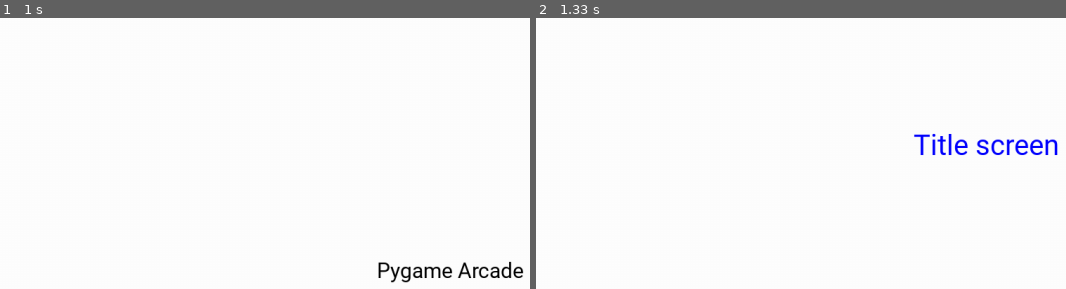
Above: before the commit, frames 1-2 (left to right).
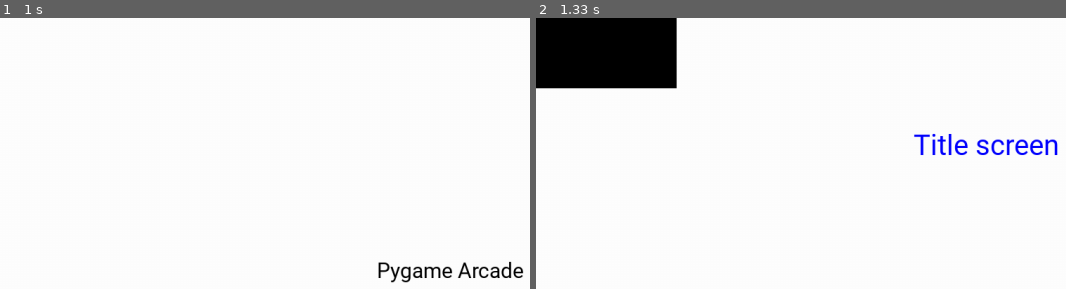
Above: after the commit, the same moments.

Repository: Moonbear2001/Pygame-Arcade
Game: pygame game, started from main.py
The game is run twice, just before and just after one commit, with the same random seed, the same clock (stepped at 60 frames per second) and the same inputs.
Inputs:
- Up to frame 1 (1 s): no input
- Up to frame 2 (1.33 s): no input

Frame 1 is identical in both runs. In frame 2, 7.0% of the frame differs, in the area x 0-27%, y 0-27%.

Commit message:
Audio manager done (not tested)

Diff:
--- a/Game.py
+++ b/Game.py
@@ -42,6 +42,7 @@
         """
         StateManager()
         SaveLoadManager()
+        AudioManager()
 
     def image_init(self):
         """
--- a/managers/__init__.py
+++ b/managers/__init__.py
@@ -1,2 +1,3 @@
 from .save_load_manager import SaveLoadManager
 from .state_manager import StateManager
+from .audio_manager import AudioManager
--- /dev/null
+++ b/managers/audio_manager.py
@@ -0,0 +1,65 @@
+import pygame
+from pathlib import Path
+
+from paths import MUSIC_DIR, SOUNDS_DIR
+
+class AudioManager:
+    """
+    Manages loading audio and controlling volume.
+    Uses singleton design pattern.
+    """
+    _instance = None
+
+    def __new__(cls):
+        if cls._instance is None:
+            cls._instance = super(AudioManager, cls).__new__(cls)
+            cls._instance._init()
+        return cls._instance
+
+    def _init(self):
+        pygame.mixer.init()
+        self.sounds = {}
+        self.music_volume = 0.5
+        self.sounds_volume = 0.5
+        pygame.mixer.music.set_volume(self.music_volume)
+
+    def set_music_volume(self, volume):
+        if 0 <= volume <= 1:
+            self.music_volume = volume
+            pygame.mixer.music.set_volume(self.music_volume)
+
+    def set_sounds_volume(self, volume):
+        if 0 <= volume <= 1:
+            self.sounds_volume = volume
+            for sound in self.sounds.values():
+                sound.set_volume(self.sound_volume)
+
+    def load_sound(self, name, ext):
+        """
+        Load a sound effect and store it in the registry.
+        If sound does not exist, does nothing.
+        """
+        file_path = SOUNDS_DIR / (name + "." + ext)
+        if file_path.is_file():
+            self.sounds[name] = pygame.mixer.Sound(file_path)
+
+    def play_sound(self, name):
+        """
+        Play a sound effect by name.
+        """
+        if name in self.sounds:
+            self.sounds[name].set_volume(self.sounds_volume)
+            self.sounds[name].play()
+
+    def play_music(self, name, ext, loops=0):
+        """
+        Load and play a music track.
+        """
+        file_path = MUSIC_DIR / (name + "." + ext)
+        if file_path.is_file():
+            pygame.mixer.music.load(file_path)
+            pygame.mixer.music.set_volume(self.music_volume)
+        pygame.mixer.music.play(loops)
+
+    def stop_all_audio(self):
+        pygame.mixer.stop()
--- a/sprites/__init__.py
+++ b/sprites/__init__.py
@@ -1,3 +1,4 @@
 from .AnimatableSprite import AnimatableSprite
 from .Player import Player
 from .SpriteSheet import SpriteSheet
+from .button import Button
--- /dev/null
+++ b/sprites/button.py
@@ -0,0 +1,42 @@
+import pygame
+
+from utilities import render_text
+
+class Button(pygame.sprite.Sprite):
+    """
+    Button that detects clicks and calls a function when clicked.
+    """
+    def __init__(self, x: int = 0, y: int = 0, width: int = 100, height: int = 100,
+                 color: tuple = (0, 0, 0), text: str = "", font: pygame.font = None,
+                 text_color: tuple = (0, 0, 0)):
+        super().__init__()
+        self.surface = pygame.Surface((width, height))
+        self.rect = pygame.Rect(x, y, width, height)
+        self.color = color
+        self.text = text
+        self.text_color = text_color
+        self.font = font
+        self.rect.center = (x, y)
+
+    def update(self):
+        pass
+
+    def render(self):
+        self.surface.fill(self.color)
+        if self.text != "":
+            render_text(self.surface, self.text, "roboto", self.text_color, self.rect.centerx, self.rect.centery)
+        return self.surface
+
+    def is_hovered(self, mouse_pos):
+        """
+        Check if the button is hovered over.
+        """
+        return self.rect.collidepoint(mouse_pos)
+
+    def handle_event(self, event):
+        """
+        Handle button events.
+        """
+        if event.type == pygame.MOUSEBUTTONDOWN and event.button == 1:
+            if self.is_hovered(event.pos):
+                print(f"{self.text_surface} button clicked!")
--- a/states/title.py
+++ b/states/title.py
@@ -1,11 +1,12 @@
 import pygame
+from pygame.locals import MOUSEBUTTONDOWN
 
 # from states import State, ParallaxExample, Clicker, Platformer
 from states.state import State
 from states.clicker import Clicker
 from states.platformer import Platformer
 # from states.parallax_example import ParallaxExample
-from visual_elems.Button import Button
+from sprites import Button
 
 from utilities import render_text
 from managers import StateManager
@@ -16,8 +17,8 @@
     def __init__(self):
         super().__init__()
         self.name = "title"
-        # self.clicker_btn = Button(self, width=200, height=100, x=self.canvas_width * 0.35,
-        #                           y=self.canvas_width//2, text="Clicker", text_color=(0, 0, 255))
+        self.clicker_btn = Button(x=self.canvas_width * 0.35, y=self.canvas_width//2, width=200, height=100, text="Clicker", text_color=(0, 0, 255))
+        # self.clicker_btn = Button(self, x=self.canvas_width * 0.35, y=self.canvas_width//2, width=200, height=100, text="Clicker", text_color=(0, 0, 255))
         # self.platformer_btn = Button(self, width=200, height=100, x=self.canvas_width * 0.65,
         #                              y=self.canvas_width//2, text="Platformer", text_color=(0, 0, 255))
         # self.parallax_btn = Button(self, width=200, height=100, x=self.canvas_width * 0.65,
@@ -28,9 +29,9 @@
 
     def handle_event(self, event):
         super().handle_event(event)
-        # if event.type == pygame.locals.MOUSEBUTTONDOWN:
-        #     if self.clicker_btn.rect.collidepoint(event.pos):
-        #         StateManager().set_state("clicker")
+        if event.type == MOUSEBUTTONDOWN:
+            if self.clicker_btn.rect.collidepoint(event.pos):
+                StateManager().set_state("clicker")
         #     if self.platformer_btn.rect.collidepoint(event.pos):
         #         StateManager().set_state("platformer")
             # if self.platformer_btn.rect.collidepoint(event.pos):
@@ -40,6 +41,7 @@
         self.canvas.fill("white")
         render_text(self.canvas, "Title screen", "roboto",  "blue",
                               self.canvas_width / 2, self.canvas_height * 0.25, size=40)
-        # self.clicker_btn.render()
+        btn_surface = self.clicker_btn.render()
+        self.canvas.blit(btn_surface, (0, 0))
         # self.platformer_btn.render()
         return self.canvas
--- a/visual_elems/Button.py
+++ /dev/null
@@ -1,29 +0,0 @@
-import pygame
-from visual_elems.VisualElement import VisualElement
-from states.state import State
-
-from utilities import render_text
-
-
-class Button(VisualElement):
-    """
-    Button that detects clicks and calls a function when clicked.
-    """
-
-    def __init__(self, state, x: int = 0, y: int = 0, width: int = 100, height: int = 100,
-                 color: tuple = (0, 0, 0), text: str = "", font: pygame.font = None,
-                 text_color: tuple = (0, 0, 0)):
-        super().__init__(state, x, y, width, height)
-        self.color = color
-        self.text = text
-        self.text_color = text_color
-        self.font = font
-        self.pressed = False
-        self.rect.center = (x, y)
-
-    def render(self):
-        pygame.draw.rect(self.state.game.canvas, self.color, self.rect)
-
-        if self.text != "":
-            render_text(self.state.game.canvas, self.text, "roboto", self.text_color, self.rect.centerx,
-                                        self.rect.centery)
--- a/visual_elems/VisualElement.py
+++ /dev/null
@@ -1,14 +0,0 @@
-import pygame
-
-
-class VisualElement:
-
-    def __init__(self, state, x: int = 0, y: int = 0, width: int = 100, height: int = 100, center=False):
-        self.state = state
-        self.surface = pygame.Surface((width, height))
-        self.rect = pygame.Rect(x, y, width, height)
-        if center:
-            self.rect.center = (x, y)
-
-    def render(self):
-        pass
